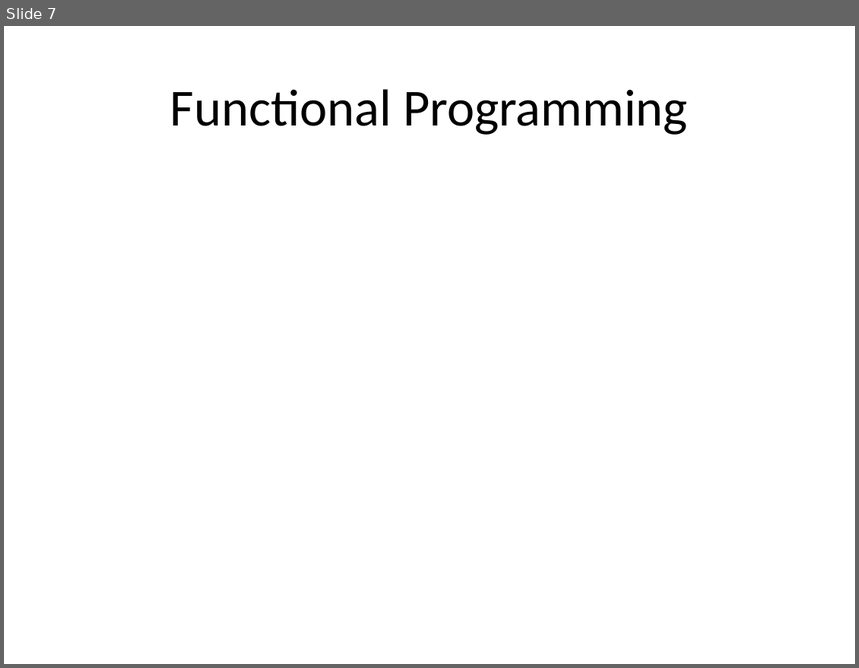
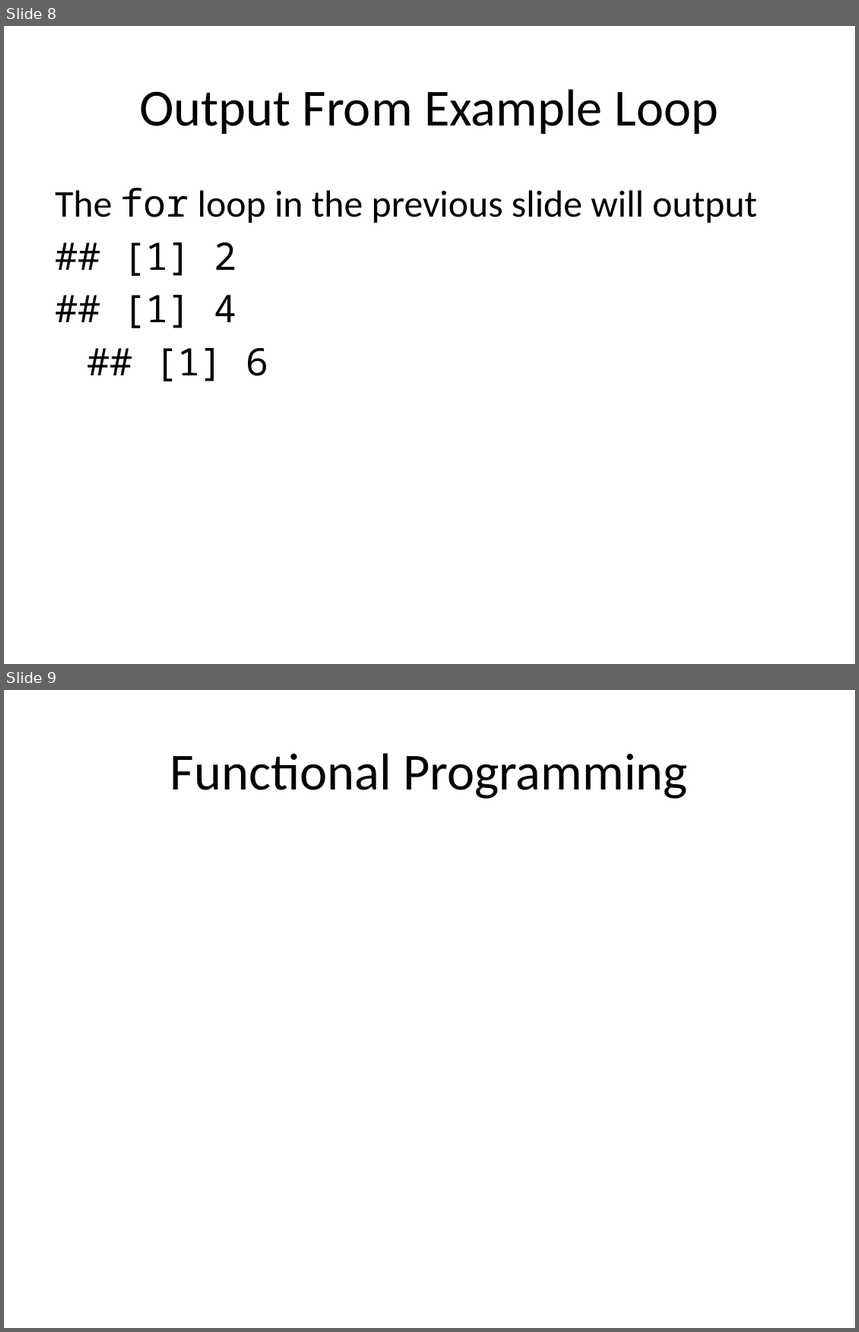
Before and after one commit to jmgraham30/SWBmodules, a slide deck: slides/iteration_with_purrr.pptx. Shown one above the other, each under a label of ours: slide 7 before the commit, slides 8 and 9 after it. The pictures are 859x668 and 859x1332 pixels, drawn with LibreOffice and Linux fonts; fonts in the diff are those of the drawing. Boxes give left, top, right and bottom in pixels: in the first picture for what was removed or moved away, otherwise in the second. Text is boxed around its words. In the diff, an @@ line names an element or a change of style, - is before the commit and + after.

```diff
--- a/slides/iteration_with_purrr.pptx
+++ b/slides/iteration_with_purrr.pptx
@@ slide 8 added at box(4, 26, 855, 664), background #FFFFFF @@
@@ title added at box(139, 89, 718, 134), 44 pt, text #000000 @@
+Output From Example Loop
@@ text added at box(55, 188, 757, 382), 32 pt, text #000000 @@
+The for loop in the previous slide will output
+## [1] 2
+## [1] 4
+## [1] 6
@@ what was slide 7 is now slide 9 @@
```
Also in this commit, not shown: 2 slides changed, 1 other slide added, 1 other file.
